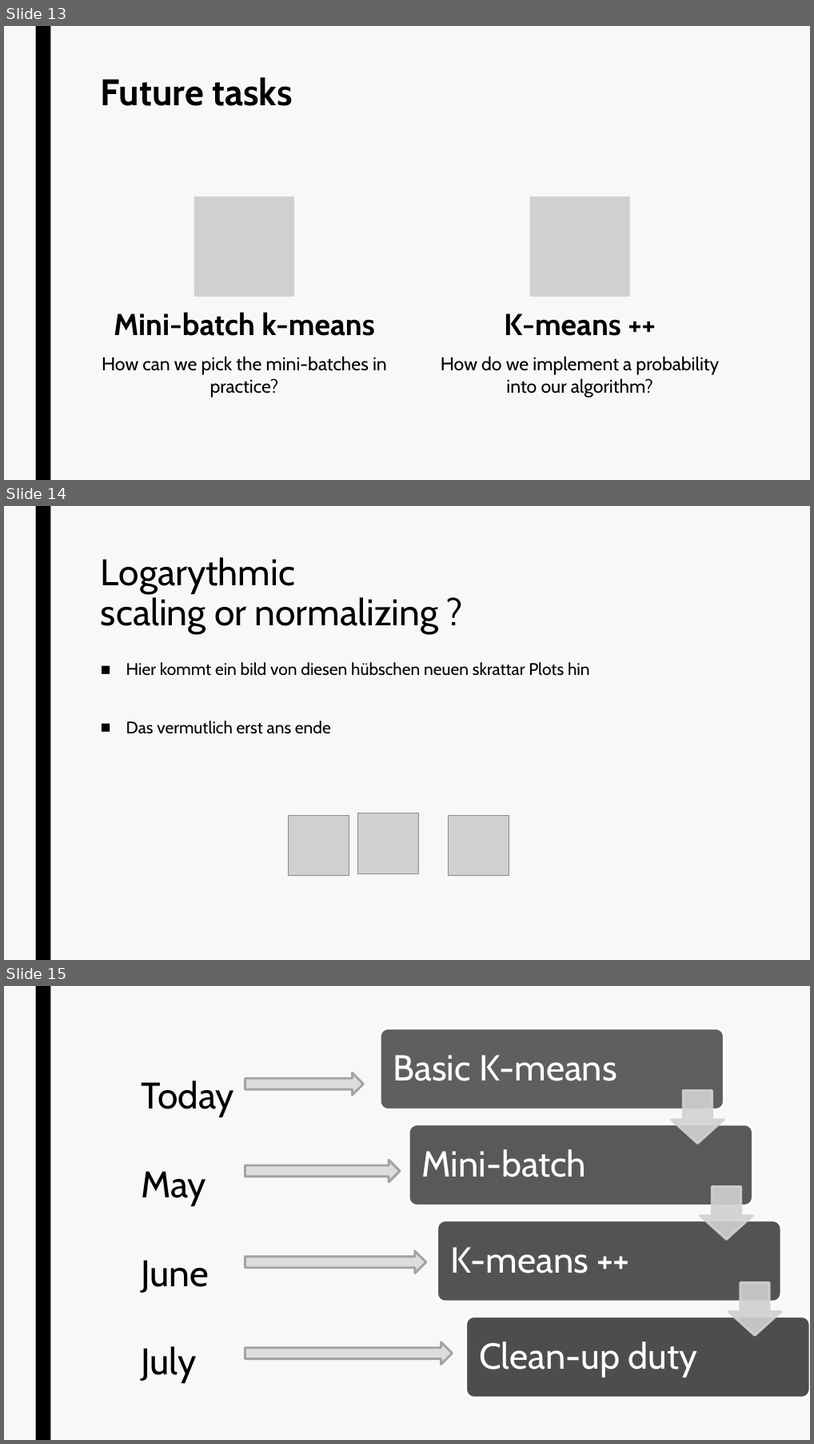
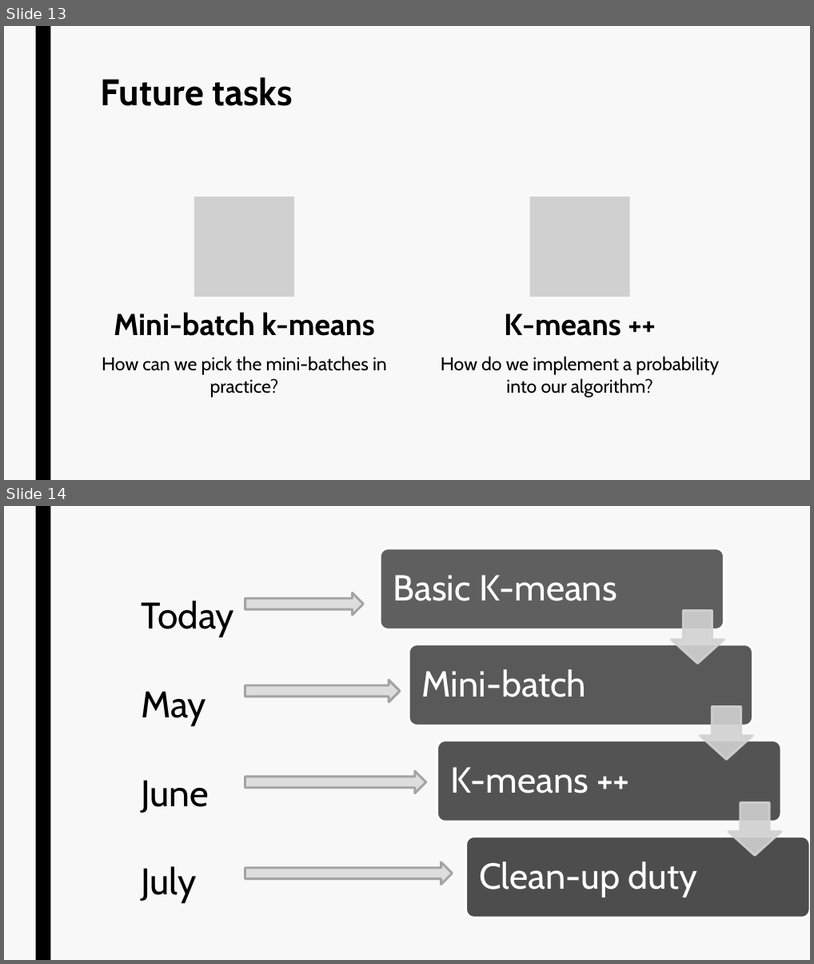
Before and after one commit to datascience-mobi/group-02-project-4-2, a slide deck: Project Proposal.pptx. Shown one above the other, each under a label of ours: slides 13, 14 and 15 before the commit, slides 13 and 14 after it. The pictures are 814x1444 and 814x964 pixels, drawn with LibreOffice and Linux fonts; fonts in the diff are those of the drawing; grey boxes stand for pictures. Boxes give left, top, right and bottom in pixels: in the first picture for what was removed or moved away, otherwise in the second. Text is boxed around its words. In the diff, an @@ line names an element or a change of style, - is before the commit and + after.

```diff
--- a/Project Proposal.pptx
+++ b/Project Proposal.pptx
@@ slide 14 removed at (x1=4, y1=506, x2=810, y2=960), background #F8F8F8; not listed: 1 template element that a slide beside it also shows @@
@@ title removed at (x1=101, y1=557, x2=439, y2=634) @@
-Logarythmic
-scaling or normalizing ?
@@ text removed at (x1=126, y1=662, x2=590, y2=734) @@
-■ Hier kommt ein bild von diesen hübschen neuen skrattar Plots hin
-■ Das vermutlich erst ans ende
@@ picture removed at (x1=289, y1=815, x2=350, y2=876) @@
@@ picture removed at (x1=358, y1=813, x2=419, y2=874) @@
@@ picture removed at (x1=449, y1=815, x2=509, y2=876) @@
@@ what was slide 15 is now slide 14 @@
```
